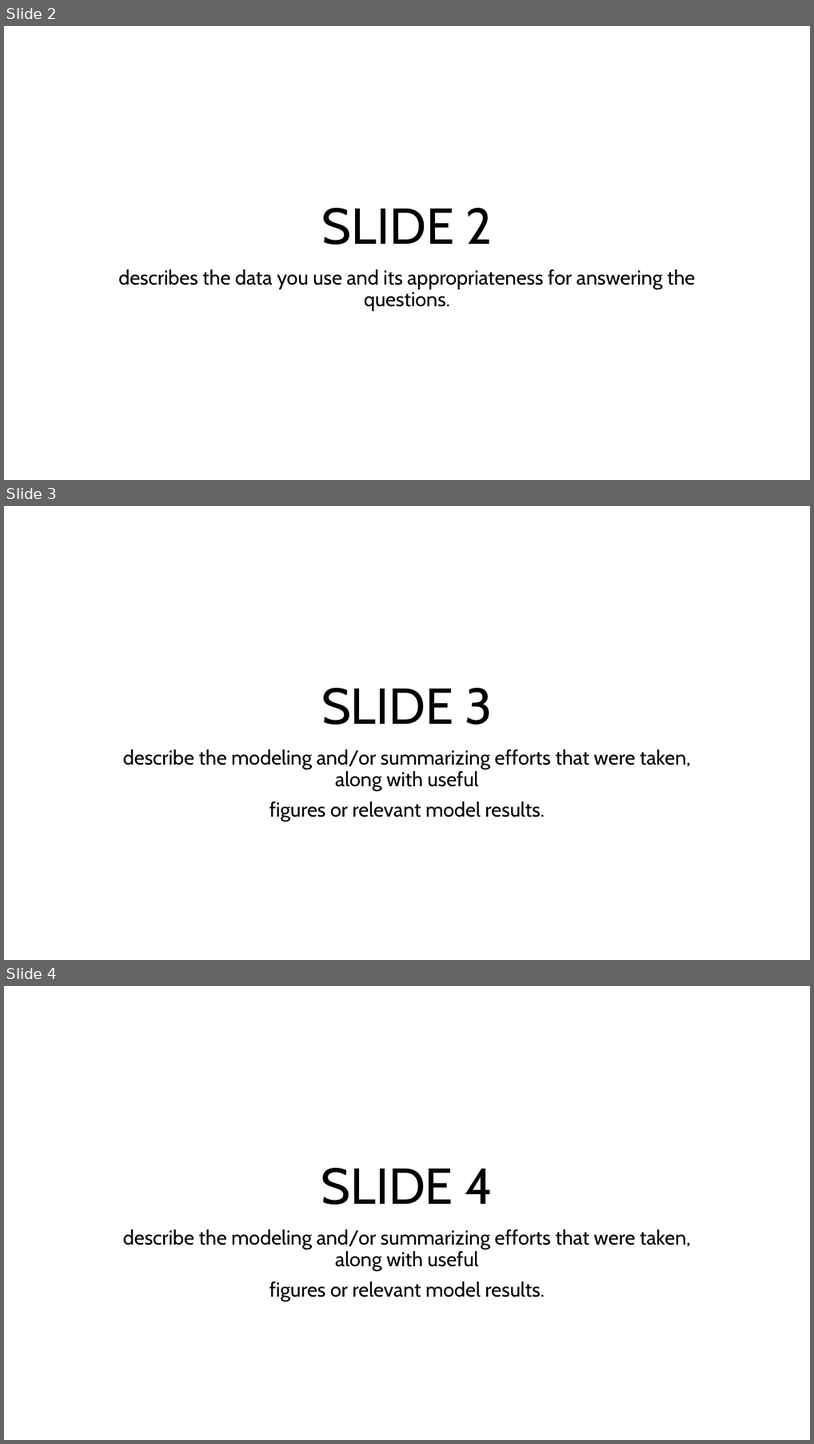
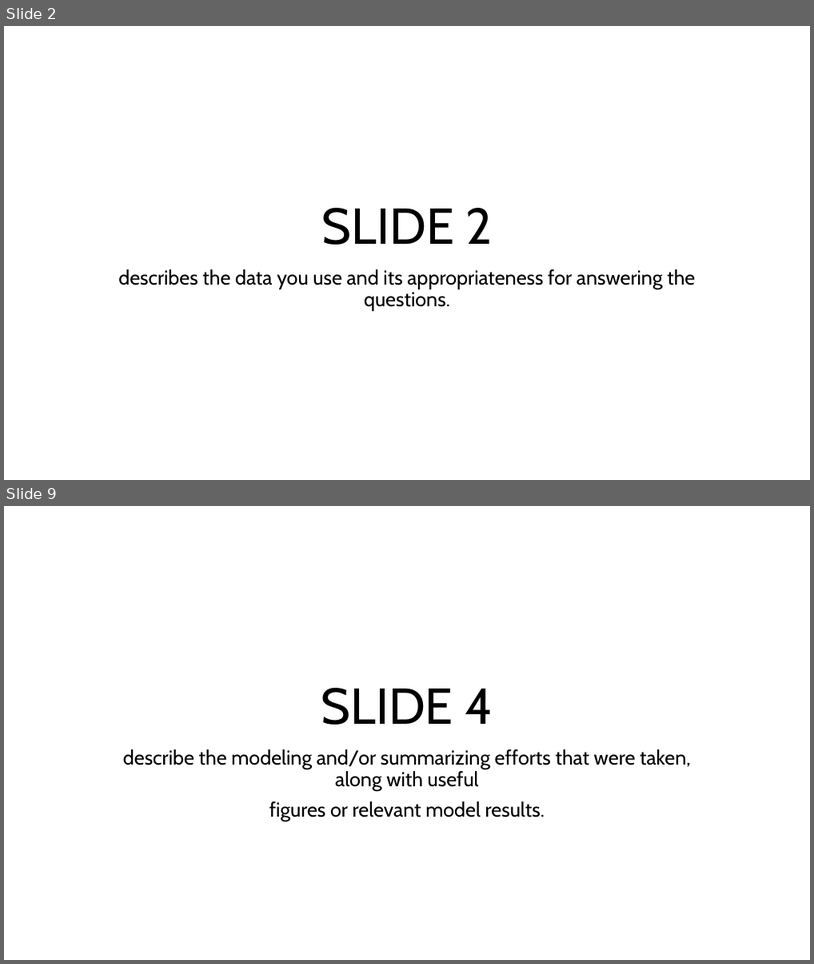
Before and after one commit to SamLeeBYU/ChicagoCrimes, a slide deck: Competition.pptx. Shown one above the other, each under a label of ours: slides 2, 3 and 4 before the commit, slides 2 and 9 after it; the slides between them are not shown. The pictures are 814x1444 and 814x964 pixels, drawn with LibreOffice and Linux fonts; fonts in the diff are those of the drawing. Boxes give left, top, right and bottom in pixels: in the first picture for what was removed or moved away, otherwise in the second. Text is boxed around its words. In the diff, an @@ line names an element or a change of style, - is before the commit and + after.

```diff
--- a/Competition.pptx
+++ b/Competition.pptx
@@ slide 3 removed at bbox=[4, 506, 810, 960], background #FFFFFF @@
@@ title removed at bbox=[322, 688, 492, 724] @@
-SLIDE 3
@@ subtitle removed at bbox=[123, 749, 691, 821] @@
-describe the modeling and/or summarizing efforts that were taken, along with useful
-figures or relevant model results.
@@ what was slide 4 is now slide 9 @@
```
Also in this commit, not shown: 6 slides added, 4 other files.
